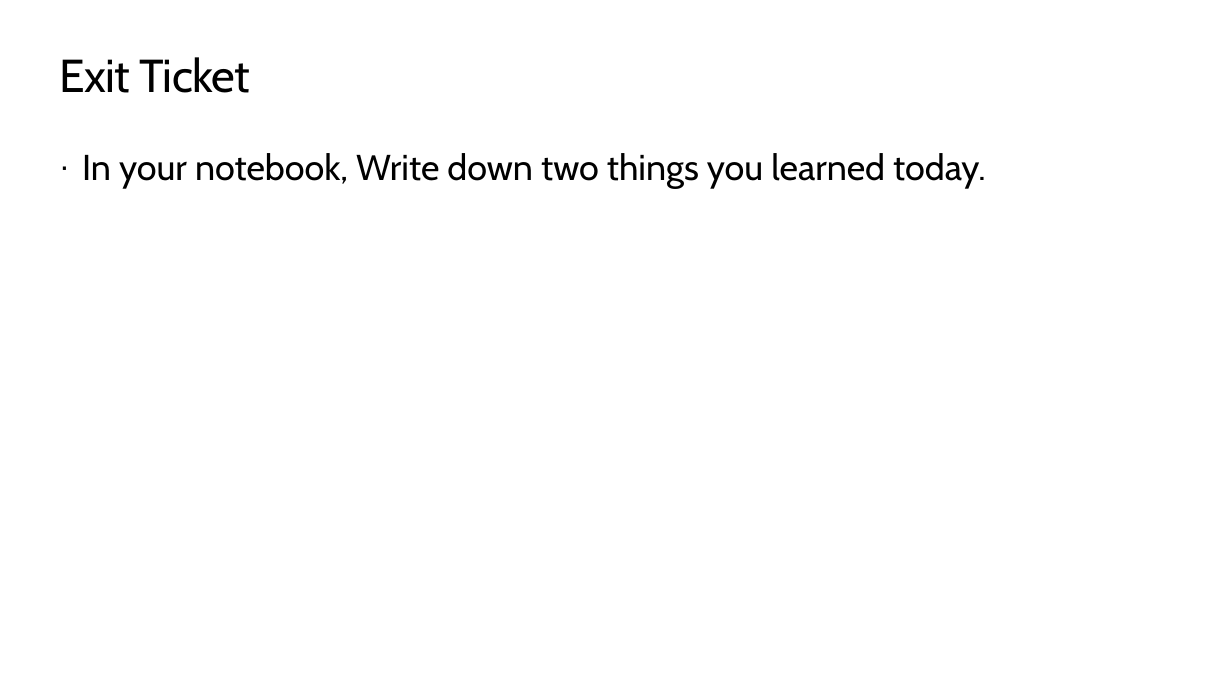
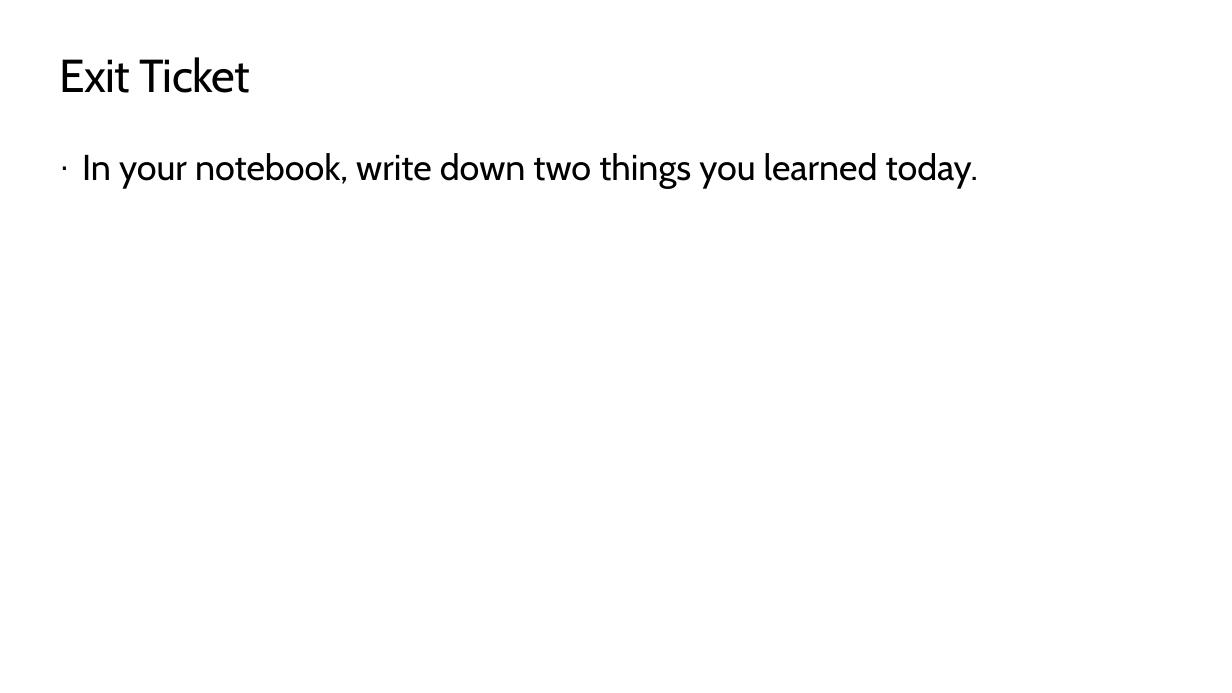
Before and after one commit to TEALSK12/2nd-semester-introduction-to-computer-science, a slide deck: slide 11 of units/2_unit/slidedecks/Intro Python 2.03 TEALS.pptx. Drawn at 1232x693 pixels with LibreOffice and Linux fonts; fonts in the diff are those of the drawing; background and template pictures are left out. Boxes give left, top, right and bottom in pixels: in the first picture for what was removed or moved away, otherwise in the second. Text is boxed around its words. In the diff, an @@ line names an element or a change of style, - is before the commit and + after.

Commit message:
update PPT

```diff
--- a/units/2_unit/slidedecks/Intro Python 2.03 TEALS.pptx
+++ b/units/2_unit/slidedecks/Intro Python 2.03 TEALS.pptx
@@ text at bbox=[82, 153, 979, 189]: text changed @@
-· In your notebook, Write down two things you learned today.
+· In your notebook, write down two things you learned today.
```
Also in this commit, not shown: 5 other files.
